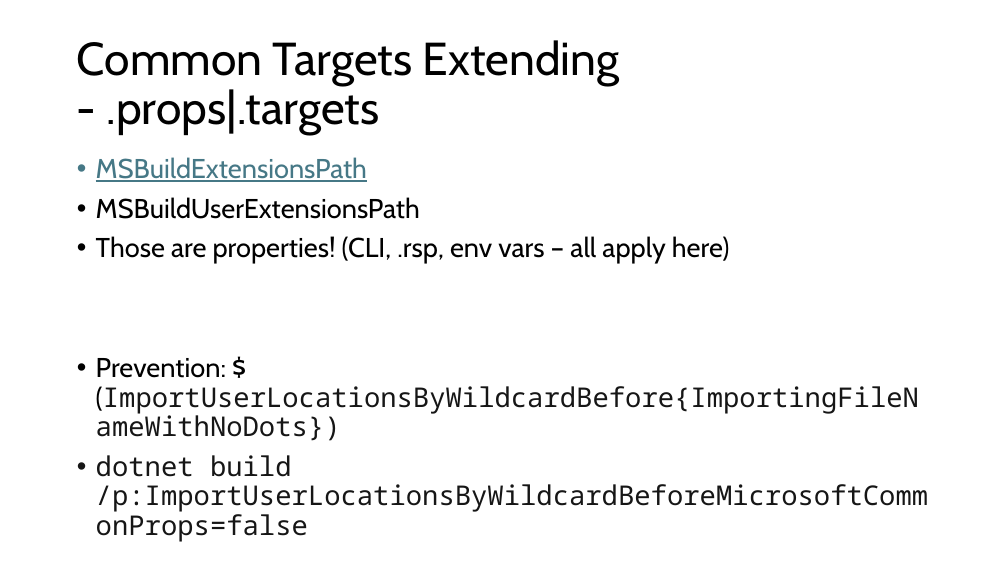
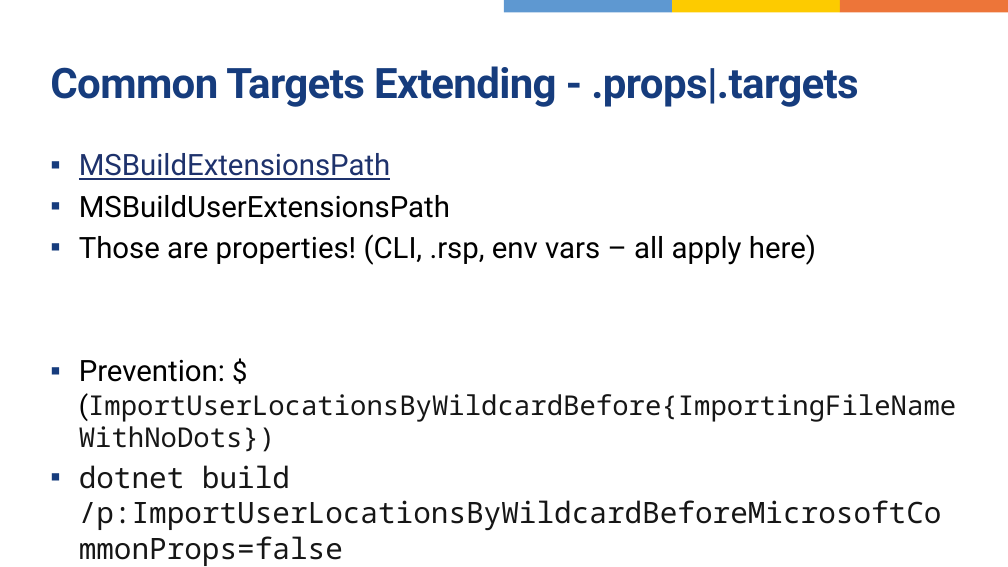
Before and after one commit to dotutils/securing-msbuild, a slide deck: slide 12 of Doc/MSBuildSecurity.pptx. Drawn at 1008x567 pixels with LibreOffice and Linux fonts; fonts in the diff are those of the drawing. Boxes give left, top, right and bottom in pixels: in the first picture for what was removed or moved away, otherwise in the second. Text is boxed around its words. In the diff, an @@ line names an element or a change of style, - is before the commit and + after.

```diff
--- a/Doc/MSBuildSecurity.pptx
+++ b/Doc/MSBuildSecurity.pptx
@@ rectangle added at box(504, 0, 672, 13), fill #5E98D1 @@
@@ rectangle added at box(672, 0, 840, 13), fill #FDCB00 @@
@@ rectangle added at box(840, 0, 1008, 13), fill #ED7539 @@
@@ title "Common Targets Extending - .props|.targets": place and size @@
-title "Common Targets Extending - .props|.targets" at box(77, 40, 620, 135)
+title "Common Targets Extending - .props|.targets" at box(50, 66, 858, 107)
@@ title "Common Targets Extending - .props|.targets" at box(50, 66, 858, 107): size 44 to 40 pt, font Cabin to Roboto, text colour #000000 to #163C7D, letter spacing 0 to -0.6 pt, bold on; line spacing 0.9 to 1 @@
@@ text "MSBuildExtensionsPath": place and size @@
-text "MSBuildExtensionsPath" at box(96, 157, 928, 512)
+text "MSBuildExtensionsPath" at box(79, 153, 957, 531)
@@ text "MSBuildExtensionsPath" at box(79, 153, 957, 531): size 25.9 to 28 pt in "MSBuildExtensionsPath", "MSBuildUserExtensionsPath", "Those are properties! (CLI, .rsp, env vars ...", "Prevention:" and 1 more places; font Cabin to Roboto in "MSBuildExtensionsPath", "MSBuildUserExtensionsPath", "Those are properties! (CLI, .rsp, env vars ...", "Prevention: $(ImportUserLocationsByWildcardBefore{ImportingF ..."; text colour #467886 to #1E326C in "MSBuildExtensionsPath"; size 25.9 to 26 pt in "$(ImportUserLocationsByWildcardBefore{ImportingFileNameWithN ..."; bullet • to ▪; line spacing 0.9 to 1; less space between paragraphs @@
```
Also in this commit, not shown: 14 other slides changed, 1 slide added, 1 other file.
